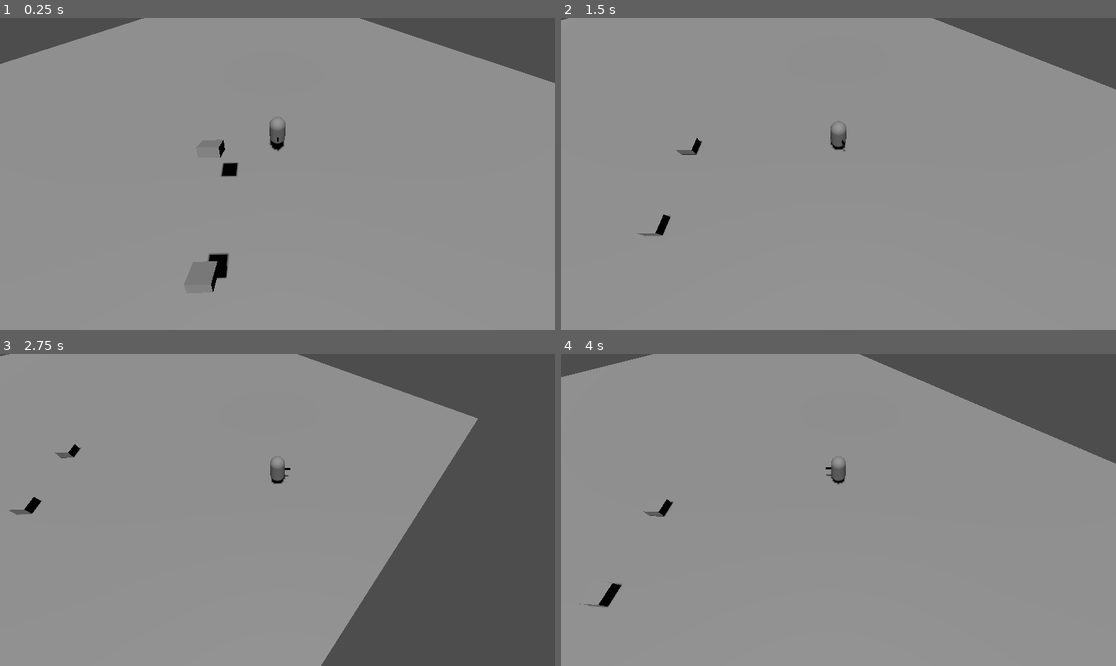
Above: before the commit, frames 1-4 (two rows, left to right).
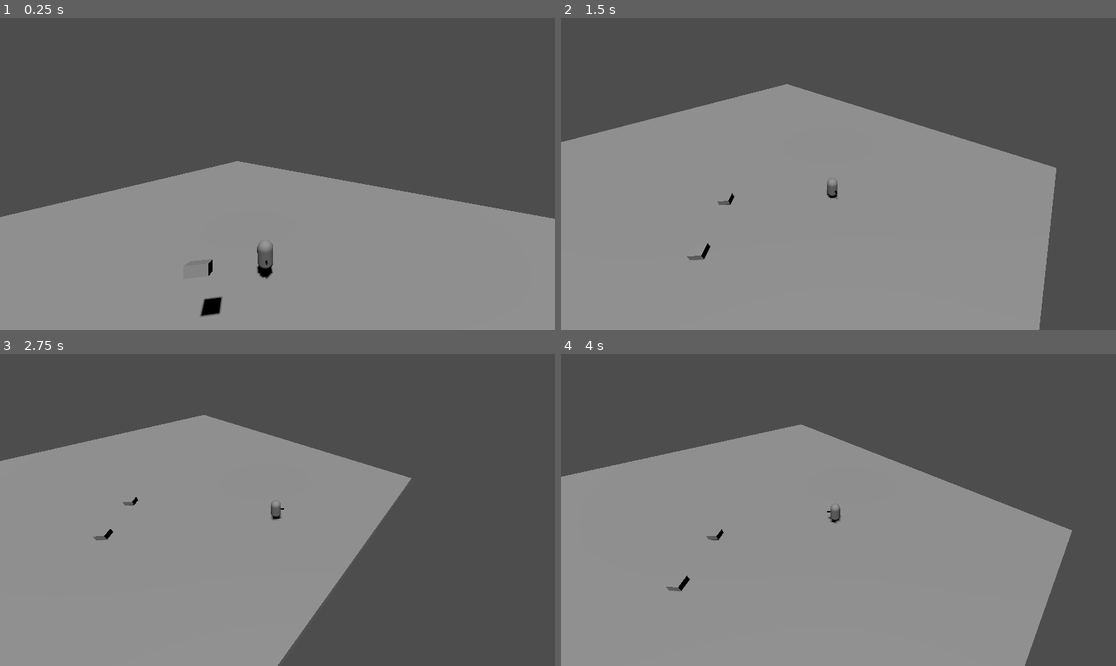
Above: after the commit, the same moments.

Repository: NopksForge/auth-slash
Game: Godot game, scene res://levels/practice_room/practice_room.tscn
Two runs of this game, one before a commit and one after it. Both use one fixed random seed, a clock stepped at 60 frames per second and the inputs below.
Inputs:
- Up to frame 1 (0.25 s): no input
- Up to frame 2 (1.5 s): hold D (move_right) 0.53-1.28 s; tap Space (move_dash) at 0.6, 1.35 s; hold S (move_down) from 1.28 s (still down)
- Up to frame 3 (2.75 s): release S (move_down) at 2.03 s; hold D (move_right) from 2.03 s (still down); tap Space (move_dash) at 2.1 s
- Up to frame 4 (4 s): release D (move_right) at 2.78 s; hold W (move_up) 2.78-3.53 s; tap Space (move_dash) at 2.85, 3.6 s; hold A (move_left) from 3.53 s (still down)

The runs differ from the first frame. In frame 1, 50% of the frame differs, in the area x 0-100%, y 0-96%; in frame 2, 38%; in frame 3, 26%; in frame 4, 34%.

Commit message:
update camera movement

Diff:
--- a/levels/practice_room/camera_rig.gd
+++ b/levels/practice_room/camera_rig.gd
@@ -1,22 +1,63 @@
 extends Node3D
 
-@export var follow_speed: float = 10.0  # Speed at which the camera catches up to the player.
-@export var follow_offset: Vector3 = Vector3(0, 10, 10)  # Camera offset from the player.
-@export var look_at_offset: Vector3 = Vector3(0, -5, 0)  # Point to focus on slightly above the player.
+@export var follow_speed: float = 5.0  # Reduced for smoother follow
+@export var base_offset: Vector3 = Vector3(0, 12, 15)  # Base camera position
+@export var look_at_offset: Vector3 = Vector3(0, 0, 0)  # Adjusted to look directly at player
+@export var movement_influence: float = 0.3  # How much player movement affects camera
+@export var max_movement_offset: float = 2.0  # Maximum distance camera can offset from movement
+@export var zoom_influence: float = 0.01  # How much movement affects zoom
+@export var max_zoom_offset: float = 2.0  # Maximum zoom change
+@export var smoothing: float = 3.0  # General smoothing factor
 
-var player: CharacterBody3D  # Reference to the player.
+var player: CharacterBody3D
+var camera_velocity: Vector3 = Vector3.ZERO
+var target_position: Vector3 = Vector3.ZERO
+var current_movement_offset: Vector3 = Vector3.ZERO
+var current_zoom_offset: float = 0.0
+var previous_player_position: Vector3 = Vector3.ZERO
 
 func _ready() -> void:
-	# Find the player in the scene tree. Adjust this if the player is in another location.
-	player = get_parent().get_node("Player")
+    player = get_parent().get_node("Player")
+    if player:
+        previous_player_position = player.global_position
+        target_position = player.global_position + base_offset
 
-func _process(delta: float) -> void:
-	if player:
-		# Calculate the target position for the camera with the desired offset.
-		var target_position = player.global_transform.origin + follow_offset
+func _physics_process(delta: float) -> void:
+    if !player:
+        return
 
-		# Smoothly interpolate the CameraRig's position towards the target position.
-		global_transform.origin = lerp(global_transform.origin, target_position, follow_speed * delta)
+    # Calculate player's movement velocity
+    var player_velocity = (player.global_position - previous_player_position) / delta
+    previous_player_position = player.global_position
 
-		# Make the camera look at the player, with a slight offset to focus above the player.
-		look_at(player.global_transform.origin + look_at_offset)
+    # Calculate movement-based camera offset
+    var movement_offset = Vector3.ZERO
+    if player_velocity.length() > 0.1:
+        movement_offset = player_velocity.normalized() * movement_influence
+        movement_offset.y = 0  # Keep vertical offset constant
+        movement_offset = movement_offset.limit_length(max_movement_offset)
+
+    # Smoothly interpolate current movement offset
+    current_movement_offset = current_movement_offset.lerp(movement_offset, smoothing * delta)
+
+    # Calculate zoom based on movement speed
+    var target_zoom_offset = player_velocity.length() * zoom_influence
+    target_zoom_offset = clamp(target_zoom_offset, 0, max_zoom_offset)
+    current_zoom_offset = lerp(current_zoom_offset, target_zoom_offset, smoothing * delta)
+
+    # Calculate final camera offset with zoom
+    var final_offset = base_offset + current_movement_offset
+    final_offset = final_offset * (1.0 + current_zoom_offset)
+
+    # Calculate target position
+    target_position = player.global_position + final_offset
+
+    # Smooth camera movement
+    global_position = global_position.lerp(target_position, follow_speed * delta)
+
+    # Look at player with smooth rotation
+    var current_rotation = Quaternion(global_transform.basis)
+    var target_rotation = Quaternion(global_transform.looking_at(
+        player.global_position + look_at_offset, Vector3.UP).basis)
+
+    global_transform.basis = Basis(current_rotation.slerp(target_rotation, smoothing * delta))
Not shown, changed: .gitignore
